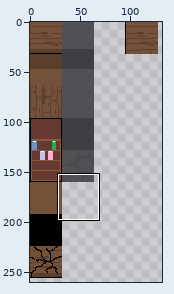
Two states of a sprite sheet, Assets/Sprites/TileMap.png. The picture above shows the old version from afar; the outline marks the close-up.
Close-up. First the earlier version:
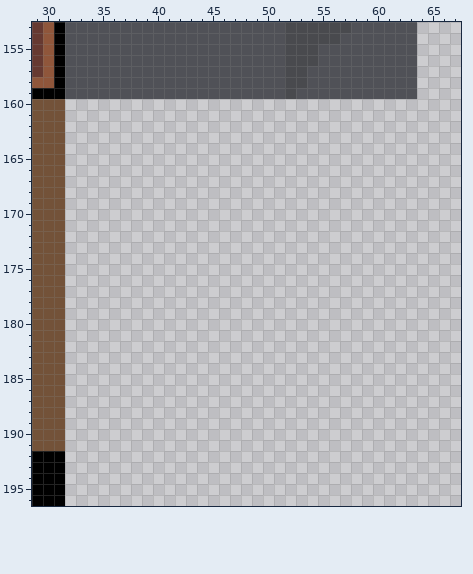
The file is 320x320 pixels. Shown: x 29..67, y 153..196. The wide view leaves out empty margins.
After the commit:
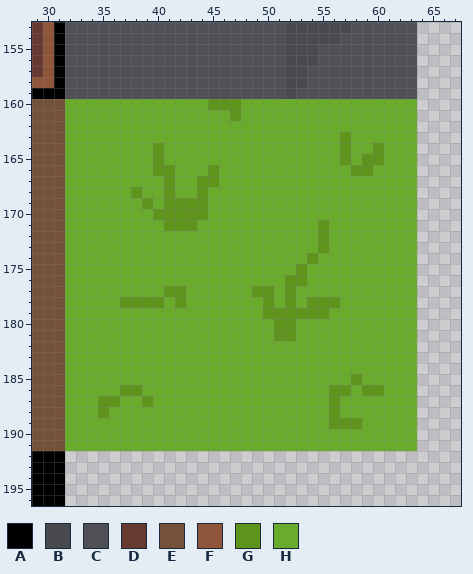
Palette (. is transparent): A #000000  B #494a4e  C #505157  D #663931  E #735239  F #8f563b  G #5f941c  H #69ab2b
Difference:
Changed rows in their new state; - is an unchanged pixel.
first column x 32:
160 HHHHHHHHHHHHHGGGHHHHHHHHHHHHHHHH
161 HHHHHHHHHHHHHHHGHHHHHHHHHHHHHHHH
162 HHHHHHHHHHHHHHHHHHHHHHHHHHHHHHHH
163 HHHHHHHHHHHHHHHHHHHHHHHHHGHHHHHH
164 HHHHHHHHGHHHHHHHHHHHHHHHHGHHGHHH
165 HHHHHHHHGHHHHHHHHHHHHHHHHGHGGHHH
166 HHHHHHHHGGHHHGHHHHHHHHHHHHGGHHHH
167 HHHHHHHHHGHHGGHHHHHHHHHHHHHHHHHH
168 HHHHHHGHHGHHGHHHHHHHHHHHHHHHHHHH
169 HHHHHHHGHGGGGHHHHHHHHHHHHHHHHHHH
170 HHHHHHHHGGGGGHHHHHHHHHHHHHHHHHHH
171 HHHHHHHHHGGGHHHHHHHHHHHGHHHHHHHH
172 HHHHHHHHHHHHHHHHHHHHHHHGHHHHHHHH
173 HHHHHHHHHHHHHHHHHHHHHHHGHHHHHHHH
174 HHHHHHHHHHHHHHHHHHHHHHGHHHHHHHHH
175 HHHHHHHHHHHHHHHHHHHHHGHHHHHHHHHH
176 HHHHHHHHHHHHHHHHHHHHGGHHHHHHHHHH
177 HHHHHHHHHGGHHHHHHGGHGHHHHHHHHHHH
178 HHHHHGGGGHGHHHHHHHGHGHGGGHHHHHHH
179 HHHHHHHHHHHHHHHHHHGGGGGGHHHHHHHH
180 HHHHHHHHHHHHHHHHHHHGGHHHHHHHHHHH
181 HHHHHHHHHHHHHHHHHHHGGHHHHHHHHHHH
182 HHHHHHHHHHHHHHHHHHHHHHHHHHHHHHHH
183 HHHHHHHHHHHHHHHHHHHHHHHHHHHHHHHH
184 HHHHHHHHHHHHHHHHHHHHHHHHHHHHHHHH
185 HHHHHHHHHHHHHHHHHHHHHHHHHHGHHHHH
186 HHHHHGGHHHHHHHHHHHHHHHHHGGHGGHHH
187 HHHGGHHGHHHHHHHHHHHHHHHHGHHHHHHH
188 HHHGHHHHHHHHHHHHHHHHHHHHGHHHHHHH
189 HHHHHHHHHHHHHHHHHHHHHHHHGGGHHHHH
190 HHHHHHHHHHHHHHHHHHHHHHHHHHHHHHHH
191 HHHHHHHHHHHHHHHHHHHHHHHHHHHHHHHH
Boxes around the changes in both close-ups, in picture pixels (x1, y1, x2, y2):
added: (65, 99, 417, 451)
